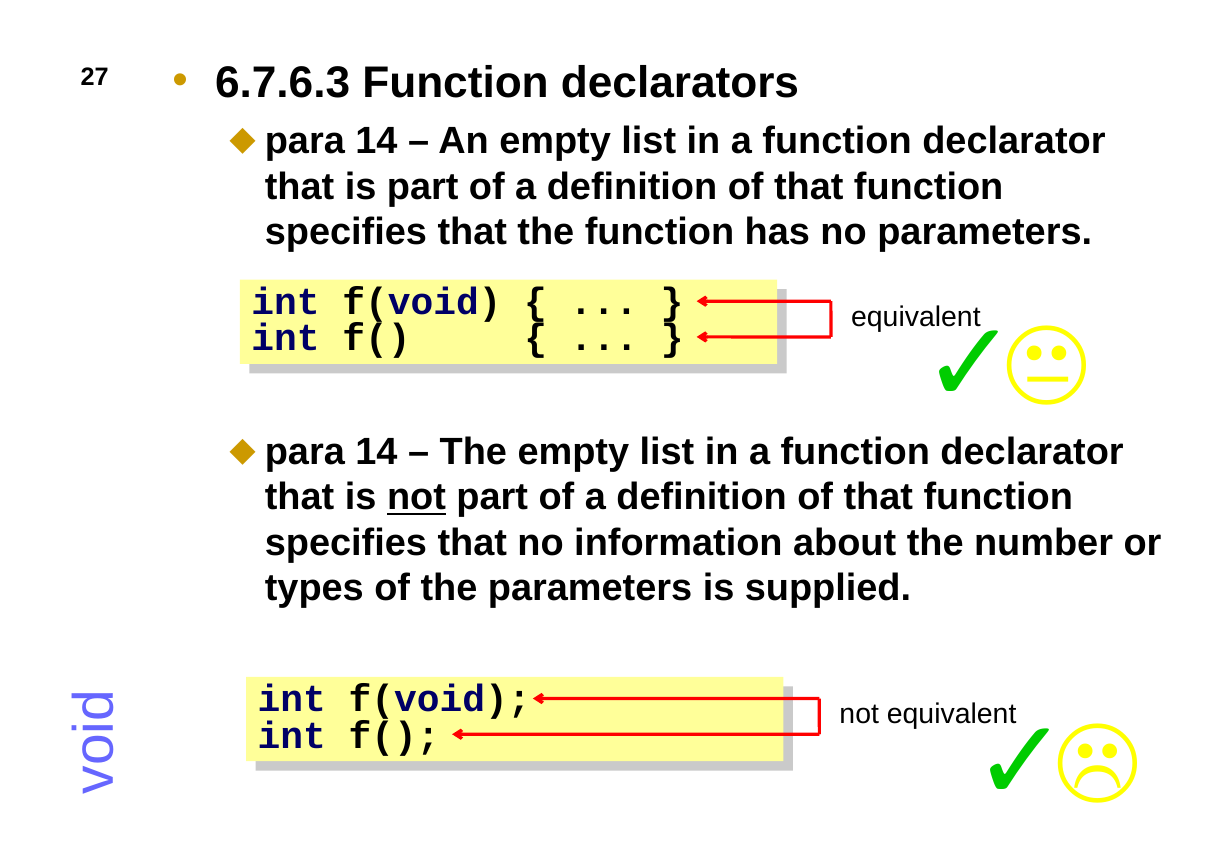
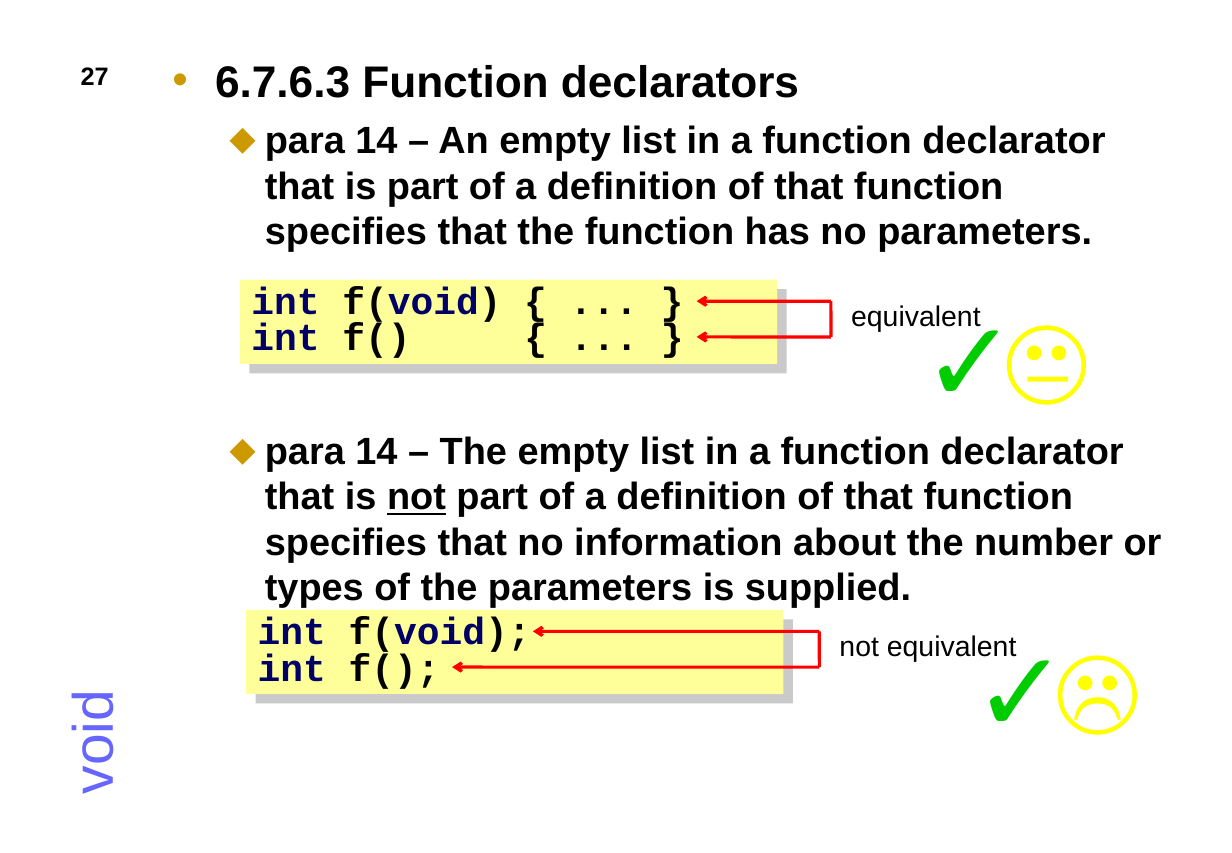
Before and after one commit to JonJagger/two-day-courses, a slide deck: slide 27 of ca/CAdvanced.odp. Drawn at 1232x853 pixels with LibreOffice and Linux fonts; fonts in the diff are those of the drawing. Boxes give left, top, right and bottom in pixels: in the first picture for what was removed or moved away, otherwise in the second. Text is boxed around its words. In the diff, an @@ line names an element or a change of style, - is before the commit and + after.

Commit message:
minor layout tweaks

```diff
--- a/ca/CAdvanced.odp
+++ b/ca/CAdvanced.odp
@@ 3 texts, 2 arrows, 1 rectangle, 1 line: place and size @@
-3 texts, 2 arrows, 1 rectangle, 1 line at [247, 676, 1185, 829]
+3 texts, 2 arrows, 1 rectangle, 1 line at [247, 609, 1185, 761]
```
Also in this commit, not shown: 48 other slides changed.
